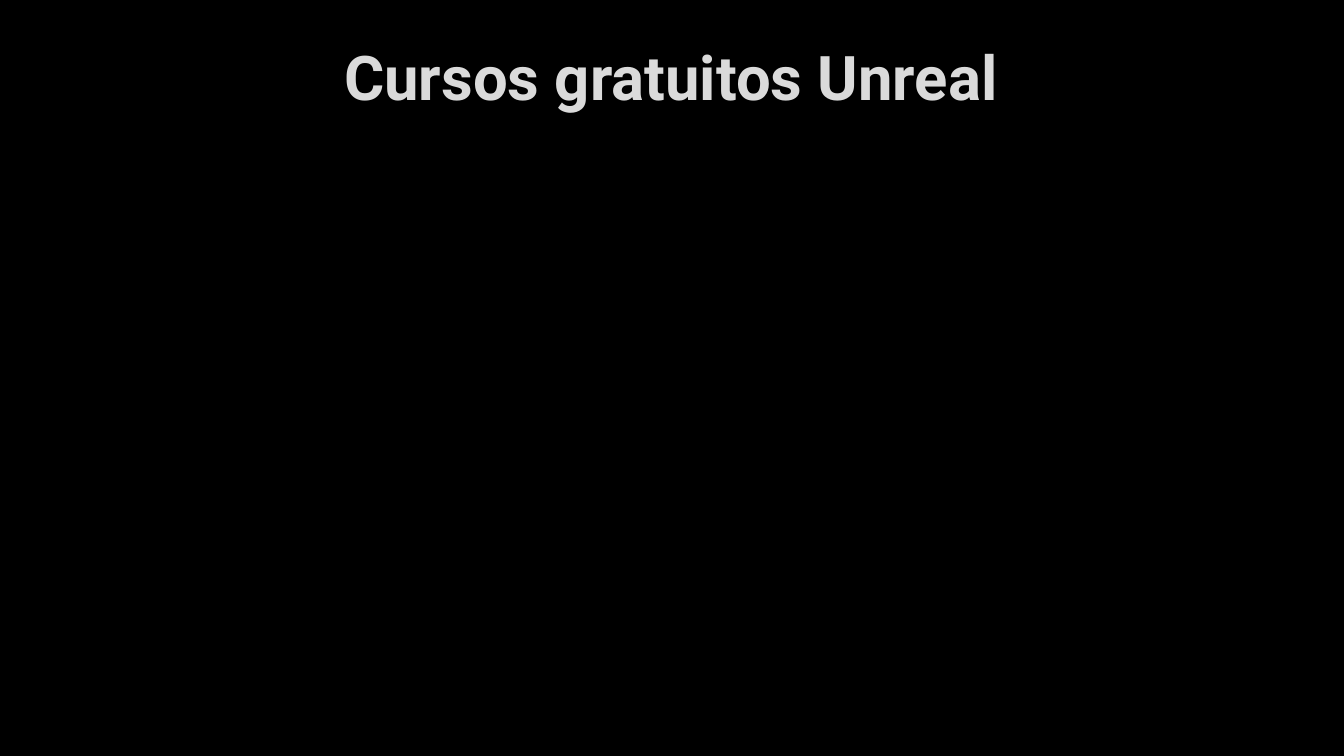
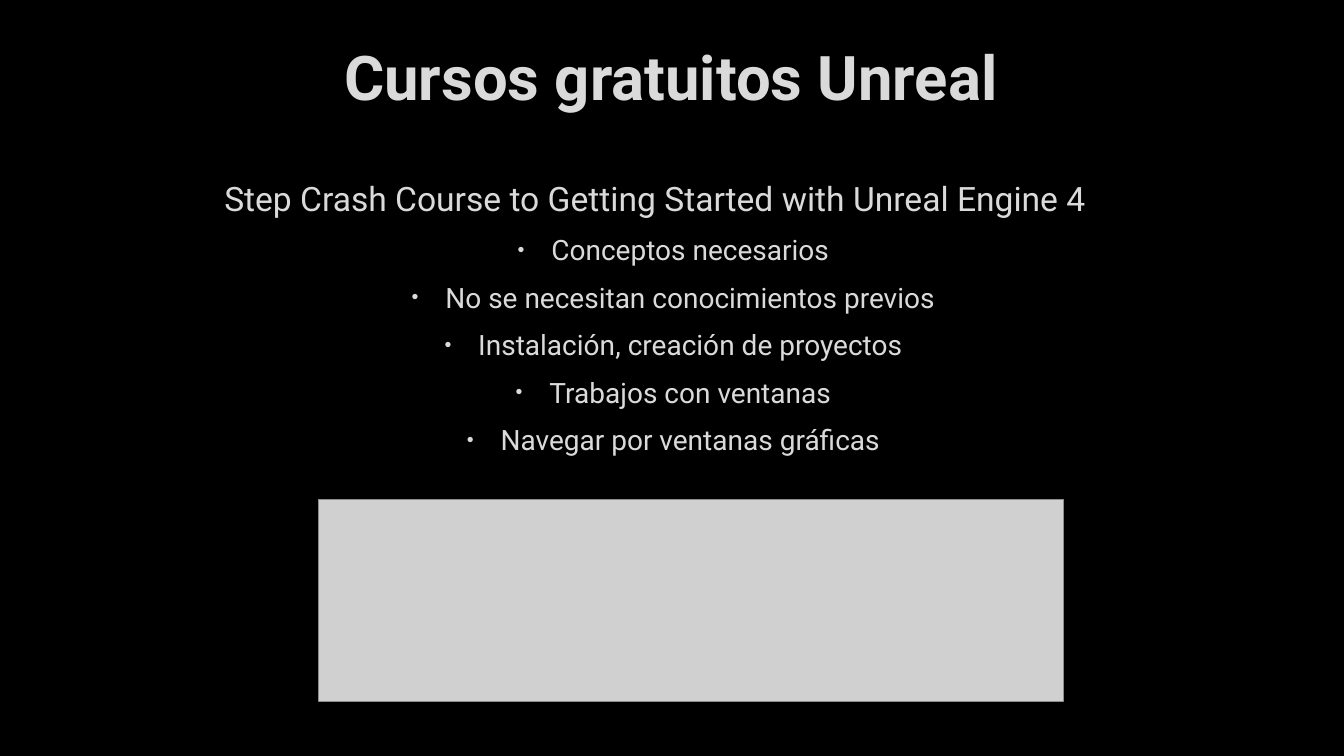
Before and after one commit to laiapc/TG1, a slide deck: slide 12 of Presentación TG1.pptx. Drawn at 1344x756 pixels with LibreOffice and Linux fonts; fonts in the diff are those of the drawing; grey boxes stand for pictures; background and template pictures are left out. Boxes give left, top, right and bottom in pixels: in the first picture for what was removed or moved away, otherwise in the second. Text is boxed around its words. In the diff, an @@ line names an element or a change of style, - is before the commit and + after.

```diff
--- a/Presentación TG1.pptx
+++ b/Presentación TG1.pptx
@@ text added at bbox=[224, 185, 1085, 456], 20 pt, text #DADADA @@
+Step Crash Course to Getting Started with Unreal Engine 4
+• Conceptos necesarios
+• No se necesitan conocimientos previos
+• Instalación, creación de proyectos
+• Trabajos con ventanas
+• Navegar por ventanas gráficas
@@ picture added at bbox=[319, 499, 1064, 701] @@
```
Also in this commit, not shown: 3 other slides changed, 1 slide added, 1 slide removed.
